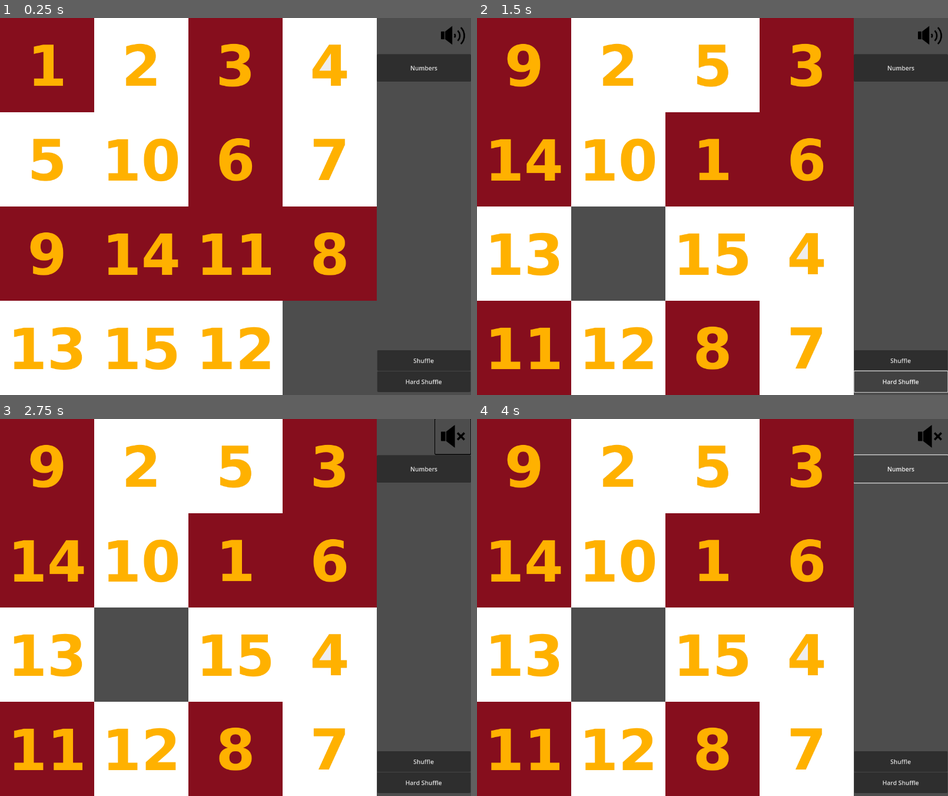
Above: before the commit, frames 1-4 (two rows, left to right).
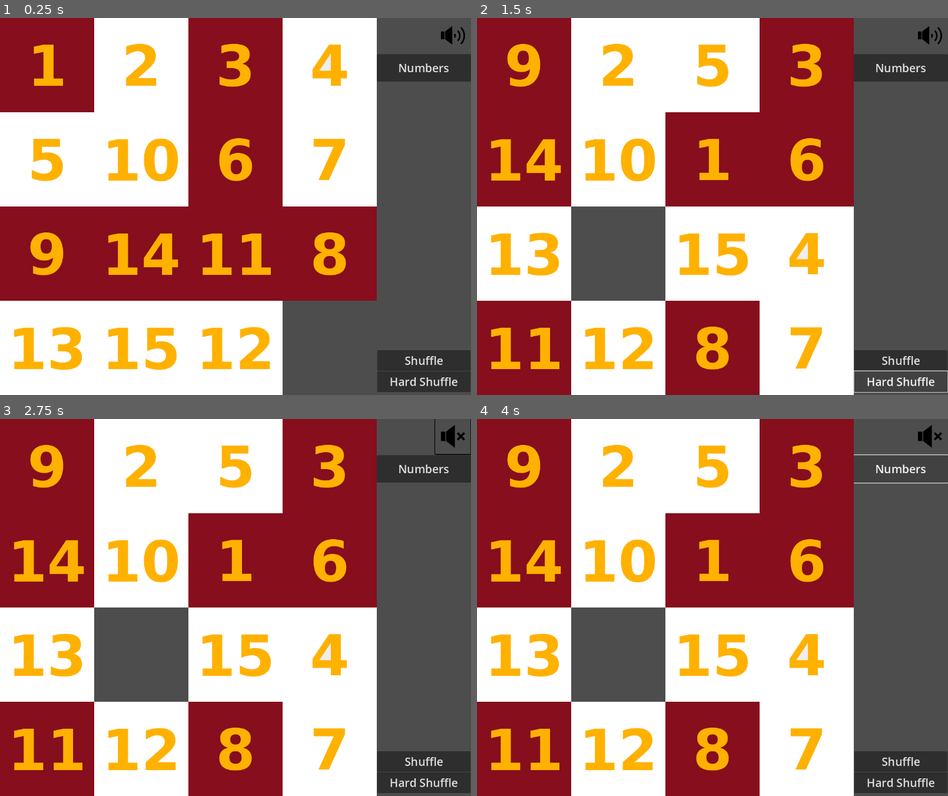
Above: after the commit, the same moments.

Repository: DENIZSEKER99/SlidePuzzle-SENG_218
Game: Godot game, scene res://scenes/main.tscn
Two runs of this game, one before a commit and one after it. Both use one fixed random seed, a clock stepped at 60 frames per second and the inputs below.
Inputs (mouse positions are in pixels of both pictures, inside the frame that each line leads up to):
- Up to frame 1 (0.25 s): no input
- Up to frame 2 (1.5 s): click "Shuffle" at 0.5 s; click "Hard Shuffle" at 1.25 s
- Up to frame 3 (2.75 s): click (452, 437) at 2 s
- Up to frame 4 (4 s): click "Numbers" at 2.75 s; click "Sonic" at 3.5 s

The runs differ from the first frame. In frame 1, 0.4% of the frame differs, in the area x 82-98%, y 12-98%; in frame 2, 0.4%; in frame 3, 0.4%; in frame 4, 0.4%.

Commit message:
You win added

Diff:
--- a/scenes/Puzzle_Area.gd
+++ b/scenes/Puzzle_Area.gd
@@ -55,6 +55,9 @@
 				$AudioStreamPlayer.play()
 				pass
 			print("You win!")
+			var you_win = preload("res://scenes/You win.tscn")
+			var win_instance = you_win.instantiate()
+			add_child(win_instance)
 
 func check_neighbours(rows, cols):
 	var empty = false
@@ -62,7 +65,6 @@
 	var pos = rows * 4 + cols
 	while !empty and !done:
 		var new_pos = tiles[pos].position
-
 		if rows < 3:
 			new_pos.y += 250
 			empty = find_empty(new_pos,pos)
@@ -108,12 +110,11 @@
 
 func _on_shuffle_button_down():
 	shuffle_tiles()
-	pass # Replace with function body.
+	pass
 
 func _on_hard_shuffle_button_down():
 	hard_shuffle_tiles()
-	pass # Replace with function body.
-
+	pass
 
 func _on_sound_button_button_down():
 	if sound_is_on:
@@ -122,5 +123,4 @@
 	else:
 		$Sound_Button.icon = preload("res://art/Icons/Sound_on.png")
 		sound_is_on = true
-
-	pass # Replace with function body.
+	pass
--- a/scenes/Puzzle_Area.tscn
+++ b/scenes/Puzzle_Area.tscn
@@ -99,6 +99,7 @@
 offset_top = 881.0
 offset_right = 1249.0
 offset_bottom = 936.0
+theme_override_font_sizes/font_size = 30
 text = "Shuffle"
 
 [node name="AudioStreamPlayer" type="AudioStreamPlayer" parent="."]
@@ -110,6 +111,7 @@
 offset_top = 937.0
 offset_right = 1249.0
 offset_bottom = 992.0
+theme_override_font_sizes/font_size = 30
 text = "Hard Shuffle"
 
 [node name="Sound_Button" type="Button" parent="."]
--- /dev/null
+++ b/scenes/You win.tscn
@@ -0,0 +1,20 @@
+[gd_scene format=3 uid="uid://bovy7td42wdfr"]
+
+[node name="Win_Screen" type="Node2D"]
+
+[node name="Button" type="Button" parent="."]
+anchors_preset = 8
+anchor_left = 0.5
+anchor_top = 0.5
+anchor_right = 0.5
+anchor_bottom = 0.5
+offset_left = 41.0
+offset_top = 367.0
+offset_right = 1210.0
+offset_bottom = 649.0
+grow_horizontal = 2
+grow_vertical = 2
+theme_override_colors/font_color = Color(0.591908, 1, 0.391272, 1)
+theme_override_colors/font_pressed_color = Color(1, 0.330993, 0.183358, 1)
+theme_override_font_sizes/font_size = 201
+text = "YOU WIN!!!!!"
--- a/scenes/main.tscn
+++ b/scenes/main.tscn
@@ -12,6 +12,7 @@
 offset_top = 96.0
 offset_right = 1250.0
 offset_bottom = 169.0
+theme_override_font_sizes/font_size = 30
 text = "Numbers"
 
 [node name="Node2D" parent="." instance=ExtResource("1_g12u3")]
